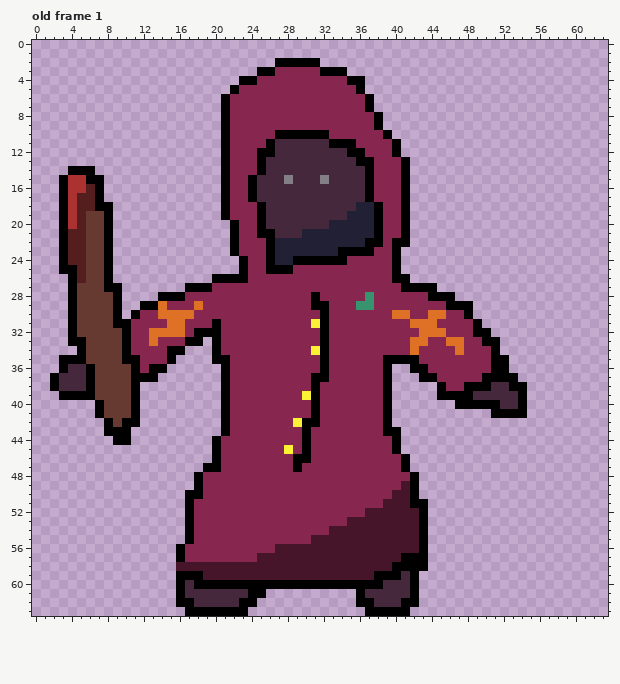
Pixel-art file, stored at Assets/Sprites/ShroudDude.ase. The first picture shows the starting point.
64x64 pixels, 1 frame. Shown: old frame 1. The commit also changed other frames, which this record leaves out.
Now the later version:
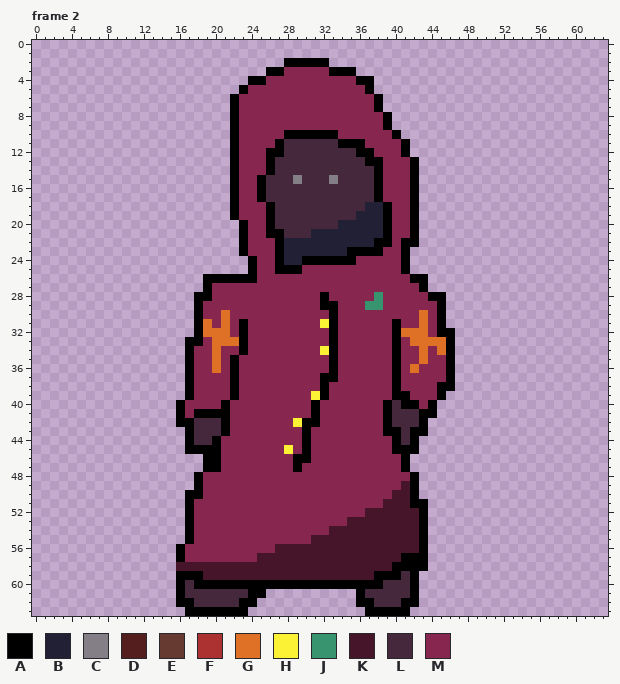
Palette (. is transparent): A #000000  B #222034  C #847e87  D #551e1e  E #663931  F #ac3232  G #df7126  H #fbf236  J #37946e  K #47152a  L #45283c  M #87264f
A new or re-ordered frame is compared with the old frame closest to it.
Change:
frames 1 -> 4
--- frame 2 is new; against old frame 1
@@ x 0..63 @@
  1 ................................................................
- 2 ...........................AAAAA................................
- 3 .........................AAMMMMMAAA.............................
- 4 .......................AAMMMMMMMMMMAA...........................
- 5 ......................AMMMMMMMMMMMMMA...........................
- 6 .....................AMMMMMMMMMMMMMMMA..........................
- 7 .....................AMMMMMMMMMMMMMMMA..........................
- 8 .....................AMMMMMMMMMMMMMMMMA.........................
- 9 .....................AMMMMMMMMMMMMMMMMA.........................
-10 .....................AMMMMMAAAAAAMMMMMMA........................
-11 .....................AMMMMALLLLLLAAAMMMMA.......................
-12 .....................AMMMAALLLLLLLLAAMMMA.......................
-13 .....................AMMMALLLLLLLLLLAAMMMA......................
-14 ....AAA..............AMMMALLLLLLLLLLLAMMMA......................
-15 ...AFFAA.............AMMALLLCLLLCLLLLAMMMA......................
-16 ...AFFDA.............AMMALLLLLLLLLLLLAMMMA......................
-17 ...AFDDA.............AMMALLLLLLLLLLLLAMMMA......................
-18 ...AFDDAA............AMMMALLLLLLLLLLBBAMMA......................
-19 ...AFDEEA............AMMMALLLLLLLLLBBBAMMA......................
-20 ...AFDEEA.............AMMALLLLLLLBBBBBAMMA......................
-21 ...ADDEEA.............AMMAALLLBBBBBBBBAMMA......................
-22 ...ADDEEA.............AMMMABBBBBBBBBBAAMAA......................
-23 ...ADDEEA.............AMMMABBBBBBBAAAAMMA.......................
-24 ...ADDEEA..............AMMABBAAAAAAMMMMMA.......................
-25 ...AADEEA..............AMMAAAMMMMMMMMMMMA.......................
-26 ....ADEEA...........AAAAMMMMMMMMMMMMMMMMAA......................
-27 ....AEEEAA.......AAAMMMMMMMMMMMMMMMMMMMMMAAAA...................
-28 ....AEEEEA....AAAMMMMMMMMMMMMMMAMMMMMJMMMMMMAAA.................
-29 ....AEEEEA..AAGMMMGMMMMMMMMMMMMAAMMMJJMMMMMMMMAAA...............
-30 ....AEEEEA.AMMGGGGMMMMMMMMMMMMMMAMMMMMMMGGMMGGMMA...............
-31 ....AEEEEAAMMMMGGMMMAMMMMMMMMMMHAMMMMMMMMMGGGMMMMA..............
-32 ....AEEEEEAMMGGGGMAAAMMMMMMMMMMMAMMMMMMMMMMGGGMMMAA.............
-33 ....AAEEEEAMMGMMMAA.AMMMMMMMMMMMAMMMMMMMMMGGMMGGMMAA............
-34 .....AEEEEAMMMMAA...AMMMMMMMMMMHAMMMMMMMMMGMMMMGMMMA............
-35 ...AAAEEEEAAMMMA....AAMMMMMMMMMMAMMMMMMAAAAMMMMMMMMAA...........
-36 ...ALLAEEEEAMAA......AMMMMMMMMMMAMMMMMMA..AAMMMMMMMAA...........
-37 ..ALLLAEEEEAAA.......AMMMMMMMMMAAMMMMMMA...AAMMMMMAAAA..........
-38 ..ALLLAEEEEA.........AMMMMMMMMMAMMMMMMMA.....AMMAAALLAA.........
-39 ...AAAAEEEEA.........AMMMMMMMMHAMMMMMMMA.....AAAALLLLLA.........
-40 .......AEEEA.........AMMMMMMMMMAMMMMMMMA.......AAAAALLA.........
-41 .......AEEEA.........AMMMMMMMMMAMMMMMMMA...........AAAA.........
-42 ........AEAA.........AMMMMMMMHAAMMMMMMMA........................
-43 ........AAA..........AMMMMMMMMAMMMMMMMMAA.......................
-44 .........AA.........AMMMMMMMMMAMMMMMMMMMA.......................
-45 ....................AMMMMMMMHMAMMMMMMMMMA.......................
-46 ....................AMMMMMMMMAAMMMMMMMMMMA......................
+ 2 ............................AAAAA...............................
+ 3 ..........................AAMMMMMAAA............................
+ 4 ........................AAMMMMMMMMMMAA..........................
+ 5 .......................AMMMMMMMMMMMMMA..........................
+ 6 ......................AMMMMMMMMMMMMMMMA.........................
+ 7 ......................AMMMMMMMMMMMMMMMA.........................
+ 8 ......................AMMMMMMMMMMMMMMMMA........................
+ 9 ......................AMMMMMMMMMMMMMMMMA........................
+10 ......................AMMMMMAAAAAAMMMMMMA.......................
+11 ......................AMMMMALLLLLLAAAMMMMA......................
+12 ......................AMMMAALLLLLLLLAAMMMA......................
+13 ......................AMMMALLLLLLLLLLAAMMMA.....................
+14 ......................AMMMALLLLLLLLLLLAMMMA.....................
+15 ......................AMMALLLCLLLCLLLLAMMMA.....................
+16 ......................AMMALLLLLLLLLLLLAMMMA.....................
+17 ......................AMMALLLLLLLLLLLLAMMMA.....................
+18 ......................AMMMALLLLLLLLLLBBAMMA.....................
+19 ......................AMMMALLLLLLLLLBBBAMMA.....................
+20 .......................AMMALLLLLLLBBBBBAMMA.....................
+21 .......................AMMAALLLBBBBBBBBAMMA.....................
+22 .......................AMMMABBBBBBBBBBAAMAA.....................
+23 .......................AMMMABBBBBBBAAAAMMA......................
+24 ........................AMMABBAAAAAAMMMMMA......................
+25 ........................AMMAAAMMMMMMMMMMMA......................
+26 ...................AAAAAAMMMMMMMMMMMMMMMMMAA....................
+27 ...................AMMMMMMMMMMMMMMMMMMMMMMMA....................
+28 ..................AAMMMMMMMMMMMMAMMMMMJMMMMMAA..................
+29 ..................AMMMMMMMMMMMMMAAMMMJJMMMMMMA..................
+30 ..................AMMGMMMMMMMMMMMAMMMMMMMMMGMA..................
+31 ..................AGMGMAMMMMMMMMHAMMMMMMAMMGMA..................
+32 ..................AGGGMAMMMMMMMMMAMMMMMMAGGGMAA.................
+33 .................AAMGGGAMMMMMMMMMAMMMMMMAMGGGGA.................
+34 .................AMMGMMAMMMMMMMMHAMMMMMMAMMGMGA.................
+35 .................AMMGMAMMMMMMMMMMAMMMMMMAMMGMMA.................
+36 .................AMMGMAMMMMMMMMMMAMMMMMMAMGMMMA.................
+37 .................AMMMMAMMMMMMMMMAAMMMMMMAMMMMMA.................
+38 .................AMMMMAMMMMMMMMMAMMMMMMMAMMMMAA.................
+39 .................AMMMMAMMMMMMMMHAMMMMMMMAAMMMA..................
+40 ................AMMMMAMMMMMMMMMAMMMMMMMALAAMA...................
+41 ................AMAAAAMMMMMMMMMAMMMMMMMALLLAA...................
+42 ................AALLLAMMMMMMMHAAMMMMMMMALLLA....................
+43 .................ALLLAMMMMMMMMAMMMMMMMMAALAA....................
+44 .................ALLAMMMMMMMMMAMMMMMMMMMALA.....................
+45 .................AAAAMMMMMMMHMAMMMMMMMMMAAA.....................
+46 ...................AAMMMMMMMMAAMMMMMMMMMMA......................
 47 ...................AAMMMMMMMMAMMMMMMMMMMMA......................
